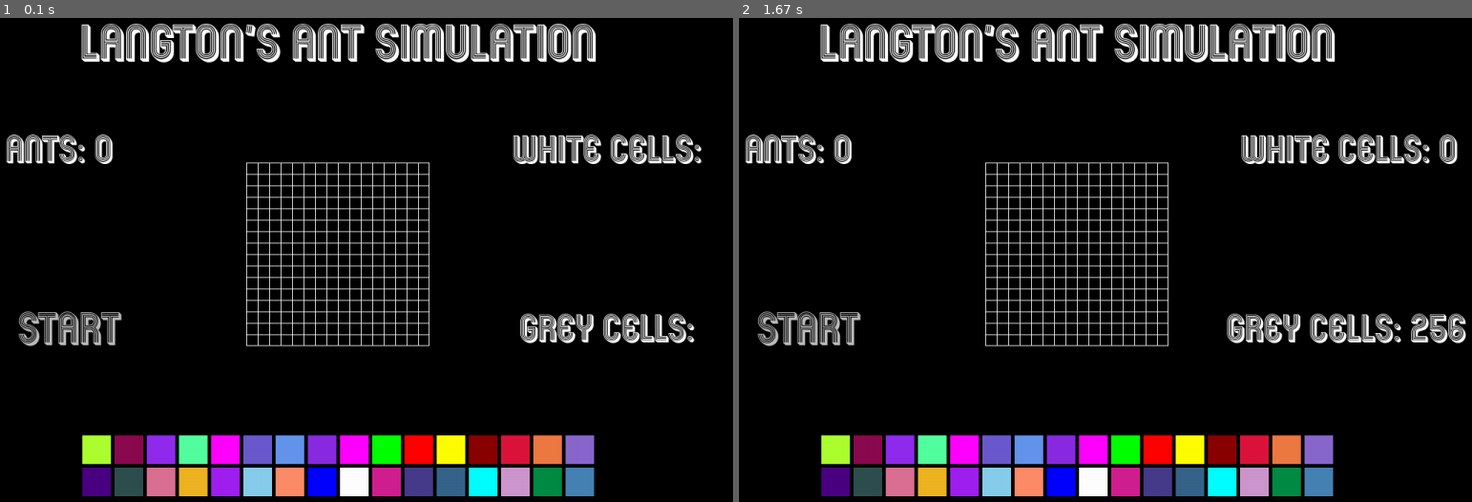
Above: before the commit, frames 1-2 (left to right).
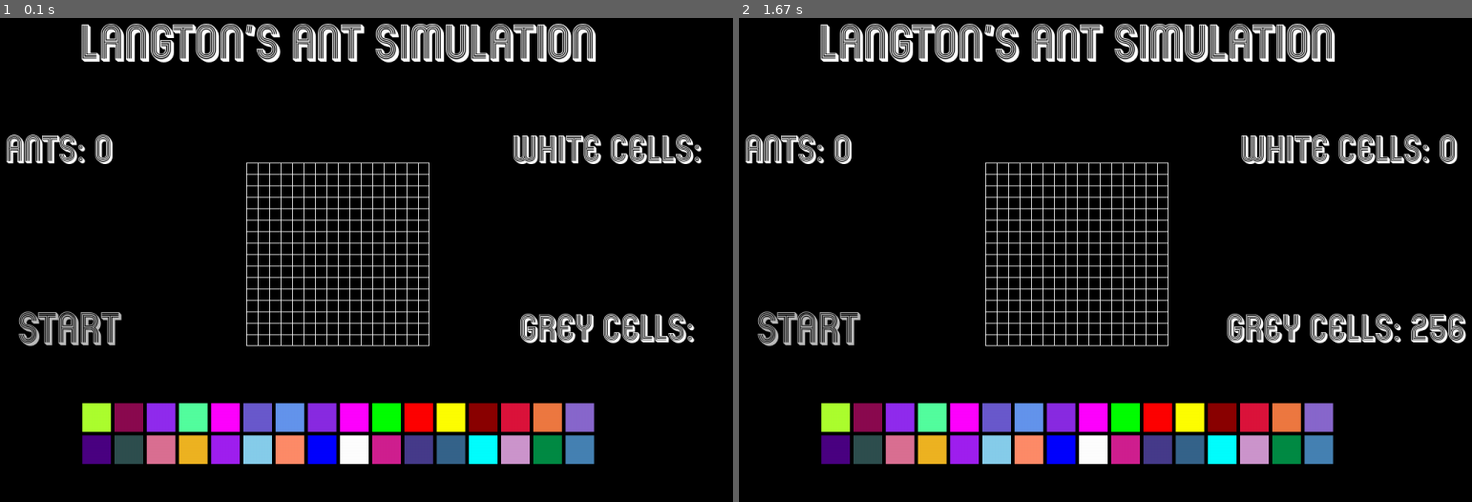
Above: after the commit, the same moments.

Repository: shogun-mar/Langton-s-Ant-Pygame
Game: pygame game, started from gui.py
The game is run twice, just before and just after one commit, with the same random seed, the same clock (stepped at 60 frames per second) and the same inputs.
Inputs:
- Up to frame 1 (0.1 s): no input
- Up to frame 2 (1.67 s): tap Space at 0.33 s

The runs differ from the first frame. In frame 1, 12% of the frame differs, in the area x 11-82%, y 79-99%; in frame 2, 12%.

Commit message:
langton simulation pt6

Diff:
--- a/gui.py
+++ b/gui.py
@@ -14,7 +14,7 @@
     def run(self):
         SIZE = self.app.CELL_SIZE
         base_x, base_y = self.x * SIZE + 1, self.y * SIZE + 1
-        offsetted_rect = (base_x + self.app.placement_grid_offset[0] + 1, base_y + self.app.placement_grid_offset[1] + 1, max(SIZE - 1, 1), max(SIZE - 1, 1))
+        offsetted_rect = (base_x + self.app.placement_grid_offset[0], base_y + self.app.placement_grid_offset[1], max(SIZE - 1, 1) + 1, max(SIZE - 1, 1) + 1)
         value = self.app.grid[self.y][self.x]
         self.app.grid[self.y][self.x] = not value
 
@@ -29,14 +29,15 @@
         self.y = (self.y + dy) % self.app.ROWS
 
 class App:
-    def __init__(self, CELL_SIZE = 16):
+    def __init__(self):
         pygame.init()
-        self.CELL_SIZE = CELL_SIZE
+        self.CELL_SIZE = 16
         self.ROWS = self.COLS = 16
         self.WIDTH, self.HEIGTH = 1200, 900
         self.screen = pygame.display.set_mode((self.WIDTH, self.HEIGTH))
         pygame.display.set_icon(pygame.image.load('ant_window_icon.png'))
         self.clock = pygame.time.Clock()
+        self.MAX_FPS = 10
         self.grid = [[0 for col in range(self.COLS)] for row in range(self.COLS)]
 
         self.ant_colors = list(set('greenyellow goldenrod2 fuchsia deeppink4 cornflowerblue darkred darkslategrey blueviolet mediumpurple3 indigo crimson seagreen1 salmon1 purple2 plum3 palevioletred violetred springgreen4 \
@@ -47,9 +48,12 @@
         self.ant_base_sprite = pygame.image.load('ant_sprite.png').convert_alpha()
 
         self.is_placement_phase: bool = True
-        self.placement_phase_grid = pygame.image.load('selection_phase_grid.png')
+        self.placement_phase_grid = pygame.image.load('selection_phase_grid.png').convert_alpha()
         self.placement_phase_grid_rect = self.placement_phase_grid.get_rect(center = (self.WIDTH // 2, self.HEIGTH // 2))
         self.placement_grid_offset = self.placement_phase_grid_rect.topleft
+
+        self.simulation_phase_grid = pygame.image.load('simulation_phase_grid.png').convert_alpha()
+        self.simulation_phase_grid_rect = self.simulation_phase_grid.get_rect(center = self.placement_phase_grid_rect.center)
 
         self.title_font = pygame.font.Font('mexcellent/mexcellent 3d.otf', 64)
         self.title_text = self.title_font.render('Langton\'s Ant Simulation', True, 'white')
@@ -80,18 +84,22 @@
         self.color_grid_cell_offset = 5
         #Calculations to align the color grid to the center of the screen and move it down 200 pixels
         self.len_ant_colors = len(self.ant_colors)
-        expected_color_grid_width =  40 * self.ROWS + 5 * (self.ROWS - 1)
-        expected_color_grid_heigth = 40 * (self.len_ant_colors % self.ROWS) + 5 * ((self.len_ant_colors % self.ROWS) - 1)
+        self.expected_color_grid_width =  40 * self.ROWS + 5 * (self.ROWS - 1)
+        self.expected_color_grid_heigth = 40 * (self.len_ant_colors // self.ROWS) + 5 * ((self.len_ant_colors // self.ROWS) - 1)
         screen_center = self.WIDTH // 2, self.HEIGTH // 2
-        self.color_grid_origin = screen_center[0] - expected_color_grid_width // 2, (screen_center[1] - expected_color_grid_heigth // 2) + 250
+        self.color_grid_origin = screen_center[0] - self.expected_color_grid_width // 2, (screen_center[1] - self.expected_color_grid_heigth // 2) + 250
 
         self.placement_phase_color_grid_rects = []
         x, y = self.color_grid_origin
         for i in range(self.len_ant_colors):
             if i % self.ROWS == 0 and i != 0:
-                x, y = self.color_grid_origin[0], self.color_grid_origin[1] + (self.colored_cell_size + self.color_grid_cell_offset)
+                x = self.color_grid_origin[0]
+                y = self.color_grid_origin[1] + (self.colored_cell_size + self.color_grid_cell_offset)
             self.placement_phase_color_grid_rects.append(pygame.Rect(x, y, self.colored_cell_size, self.colored_cell_size))
             x += (self.colored_cell_size + self.color_grid_cell_offset)
+
+        #Initial draw calls
+        self.draw_colors_grid()
 
     def run(self):
         while True:
@@ -102,11 +110,23 @@
                 if event.type == pygame.KEYDOWN:
                     if event.key == pygame.K_SPACE and self.is_placement_phase:
                         self.is_placement_phase = False
-                if event.type == pygame.MOUSEBUTTONDOWN and event.button == 1 and self.is_placement_phase:
+                if event.type == pygame.MOUSEBUTTONDOWN and event.button == 1 and self.is_placement_phase: #Start simulation event
                     if self.start_button_rect.collidepoint(event.pos) and self.is_simulation_ready():
-                        self.is_placement_phase = False
+                        self.is_placement_phase = False #Toggle to simulation phase
+                        #Update start button text color
                         self.start_button_text = self.button_font.render('Start', True, 'white')
                         self.screen.blit(self.start_button_text, self.start_button_rect)
+
+                        #Hide placement grid
+                        coverup_surf = pygame.Surface(self.placement_phase_grid.get_size())
+                        self.screen.blit(coverup_surf, self.placement_phase_grid_rect)
+
+                        #Hide color grid
+                        coverup_surf = pygame.Surface((self.expected_color_grid_width, self.expected_color_grid_heigth))
+                        self.screen.blit(coverup_surf, (self.color_grid_origin[0], self.color_grid_origin[1]))
+
+                        #Draw simulation grid
+                        self.screen.blit(self.simulation_phase_grid, self.simulation_phase_grid_rect)
 
                     elif self.placement_phase_grid_rect.collidepoint(event.pos) and self.current_selected_color_name != None:
                         self.update_placement_grid(event.pos)
@@ -127,7 +147,6 @@
                 self.screen.blit(self.ant_counter_text, self.ant_counter_rect)
 
                 self.draw_ants_placement_grid()
-                self.draw_colors_grid()
 
             else:
                 coverup_surf = pygame.Surface(self.white_cell_counter_text.get_size())
@@ -146,8 +165,11 @@
 
                 [ant.run() for ant in self.ants]
 
+                #Draw simulation grid again to cover up ant drawn rects (not necessary added for aesthetic reasons)
+                self.screen.blit(self.simulation_phase_grid, self.simulation_phase_grid_rect)
+
             pygame.display.flip()
-            self.clock.tick(30)
+            self.clock.tick(self.MAX_FPS)
 
     def get_white_cells(self):
         return sum(cell for row in self.grid for cell in row)
@@ -189,7 +211,6 @@
                 return self.ant_colors[i]
         return None
 
-
     def draw_colors_grid(self):
         for i in range(self.len_ant_colors):
             pygame.draw.rect(self.screen, self.ant_colors[i], self.placement_phase_color_grid_rects[i])
Binary file added: simulation_phase_grid.png
